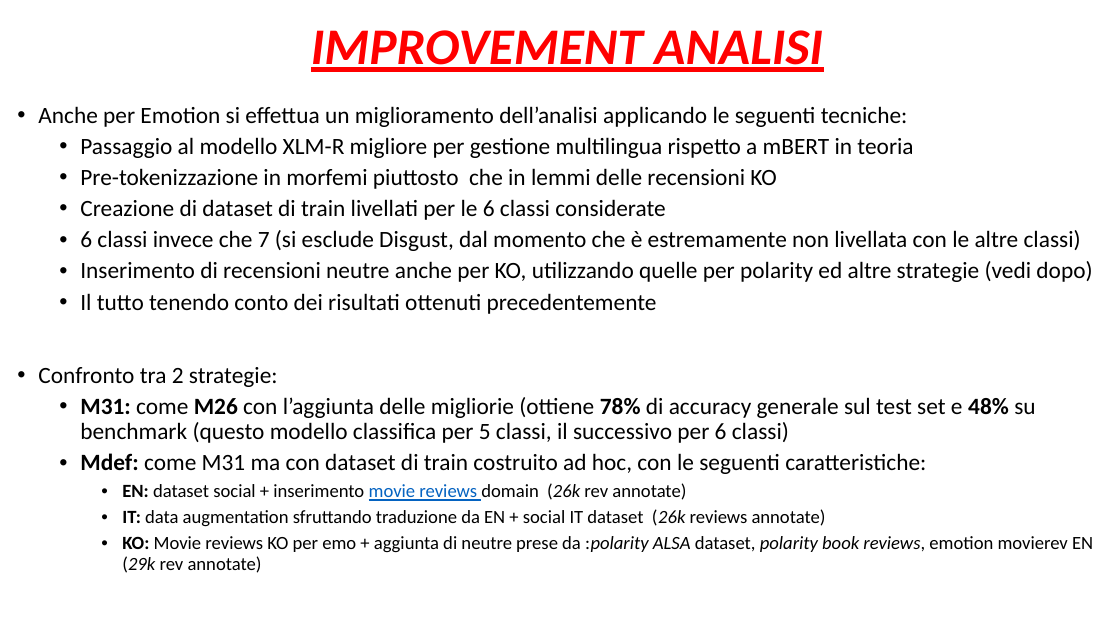
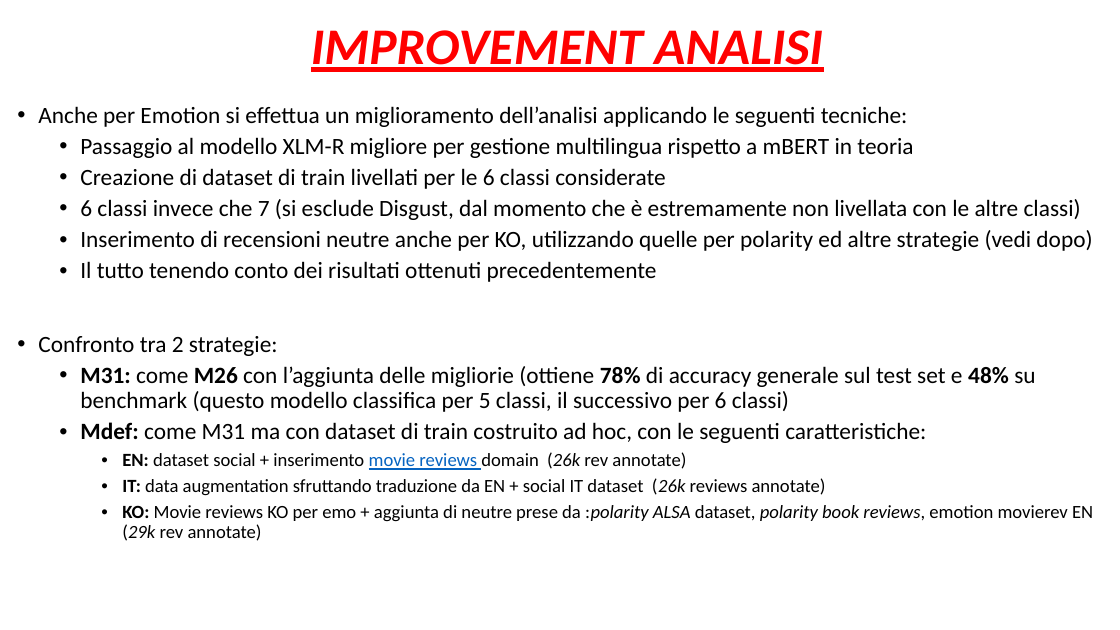
Before and after one commit to alefox1997/DataScience-Master-Thesis, a slide deck: slide 8 of Presentazioni/FT_Emotion.pptx. Drawn at 1120x630 pixels with LibreOffice and Linux fonts; fonts in the diff are those of the drawing. Boxes give left, top, right and bottom in pixels: in the first picture for what was removed or moved away, otherwise in the second. Text is boxed around its words. In the diff, an @@ line names an element or a change of style, - is before the commit and + after.

```diff
--- a/Presentazioni/FT_Emotion.pptx
+++ b/Presentazioni/FT_Emotion.pptx
@@ text at (80,168,776,189): paragraph removed @@
-  • Pre-tokenizzazione in morfemi piuttosto che in lemmi delle recensioni KO
```
Also in this commit, not shown: 3 other slides changed.
